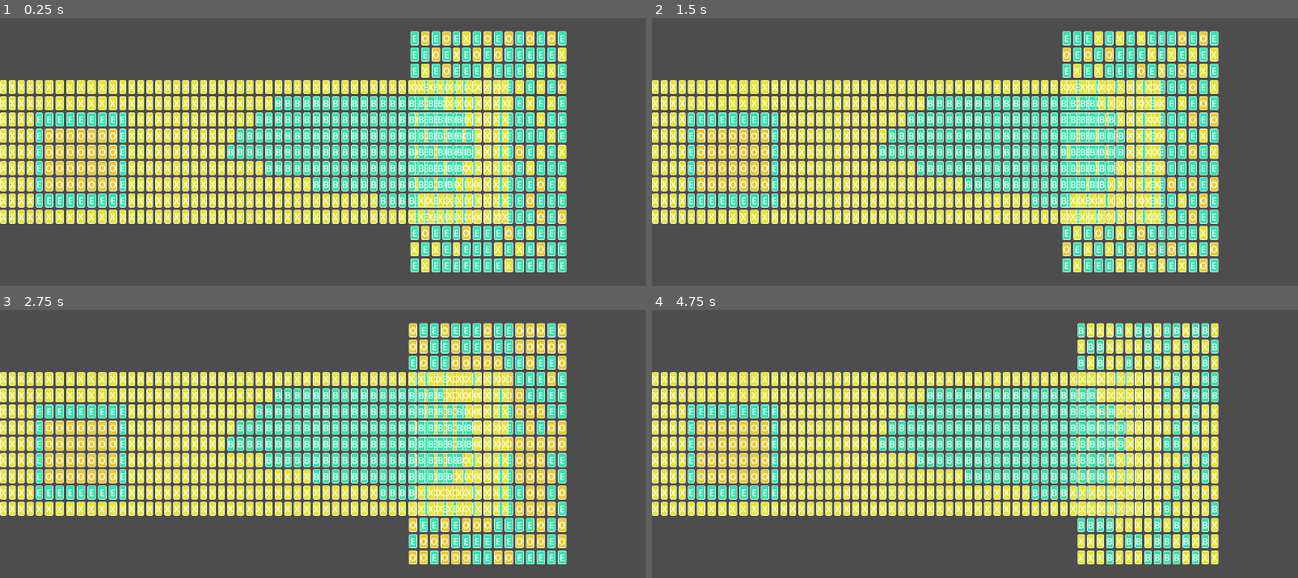
Above: before the commit, frames 1-4 (two rows, left to right).
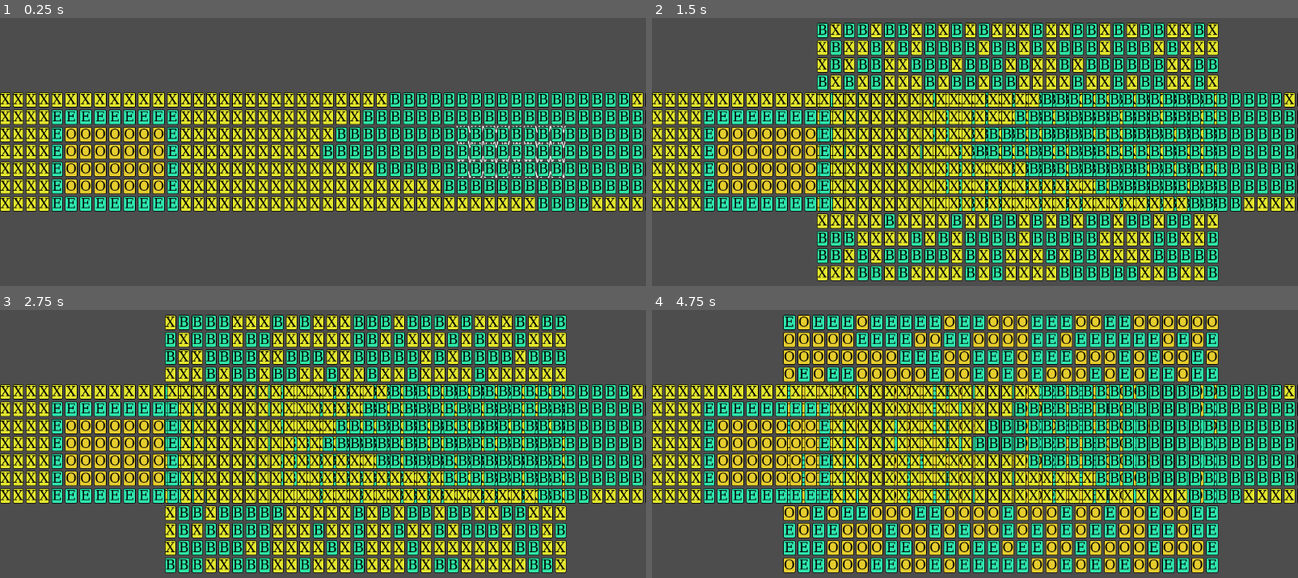
Above: after the commit, the same moments.

Repository: Hozerino/wavefunctioncollapse
Game: Godot game, scene res://playground.tscn
Same seed, same stepped clock (60 frames per second), same inputs: the game is played once before the commit and once after it.
Inputs:
- Up to frame 1 (0.25 s): no input
- Up to frame 2 (1.5 s): tap Enter (ui_accept) at 0.5, 0.6, 0.77, 1.07, 1.35 s
- Up to frame 3 (2.75 s): tap Enter (ui_accept) at 1.52, 1.82, 2.1 s
- Up to frame 4 (4.75 s): tap Enter (ui_accept) at 2.75, 2.85, 3.02, 3.32, 3.6, 3.77, 4.07, 4.35, 4.52 s

The runs differ from the first frame. In frame 1, 51% of the frame differs, in the area x 0-100%, y 4-95%; in frame 2, 67%; in frame 3, 67%; in frame 4, 69%, in the area x 0-100%, y 1-99%.
Error after the commit: Assertion failed: pois eh... bora lidar com contradictions talvez? (res://src/WaveFunctionCollapse/WaveFunctionCollapse.gd:128)

Commit message:
mais esperto full vibecoded mas com contradiction!!! cuidado

Diff:
--- a/playground.tscn
+++ b/playground.tscn
@@ -10,7 +10,7 @@
 grow_horizontal = 2
 grow_vertical = 2
 script = ExtResource("1_rupst")
-x_size = 15
+x_size = 30
 y_size = 15
 
 [node name="OutputVisualGrid" type="GridContainer" parent="." unique_id=1381221631]
--- a/src/MapReader/MatrixToRulesetProcessor.gd
+++ b/src/MapReader/MatrixToRulesetProcessor.gd
@@ -84,12 +84,12 @@
 		var line = lines[y]
 
 		for x in range(line.length()):
-			var char = line[x]
+			var _char = line[x]
 
-			if char == " ":
+			if _char == " ":
 				continue # ignore accidental indentation
 
-			row.append(char)
+			row.append(_char)
 
 		input_as_matrix.append(row)
 	return input_as_matrix
--- a/src/WaveFunctionCollapse/TileRulesetDB.gd
+++ b/src/WaveFunctionCollapse/TileRulesetDB.gd
@@ -31,7 +31,6 @@
 				return v in candidate_data.get(dir, [])
 			)
 
-	print("Possible neighbors for tile with types %s: %s" % [tile._available_types, result])
 	return result
 
 func put_possible_neighbors(tile_type: String, constraints: Dictionary[String, Array]):
--- a/src/WaveFunctionCollapse/WaveFunctionCollapse.gd
+++ b/src/WaveFunctionCollapse/WaveFunctionCollapse.gd
@@ -9,6 +9,7 @@
 var grid: Array = []
 
 var initialized = false
+var finished = false
 
 func _init(tile_ruleset_db: TileRulesetDB, x_size, y_size) -> void:
 	_ruleset_db = tile_ruleset_db
@@ -20,34 +21,56 @@
 	for y in range(0, _y_size):
 		var row: Array = []
 		for x in range(0, _x_size):
-			print("inicializando tile x=%d, y=%d" % [x, y])
 			row.append(WaveTile.new(x, y, _ruleset_db.get_all_possible_tiles()))
 		grid.append(row)
 	initialized = true
+	finished = false
 
 func run_iteration() -> bool:
-	if is_finished():
+	check_finished()
+	if finished:
 		print("Generation complete!")
 		return true
 	if not initialized:
 		initialize_grid()
-	var lowest_entropy_tile := _get_lowest_entropy_tile()
+	var tiles = _get_lowest_entropy_tiles(1)
+	var lowest_entropy_tile :WaveTile = tiles.pick_random()
 	lowest_entropy_tile.collapse()
 	update_tiles_after_collapse(lowest_entropy_tile)
 	return false
 
 func run_to_the_end():
-	while not is_finished():
+	while not finished:
 		run_iteration()
 
-func is_finished() -> bool:
+func check_finished():
 	for y in range(0, _y_size):
 		for x in range(0, _x_size):
-			if not grid[y][x].entropy == 0:
-				return false
-	return true
+			var tile = grid[y][x]
+			if tile._available_types.size() != 1:
+				finished = false
+				return
+	finished = true
 
-# TODO tambem posso pegar uma lista dos N com menor entropia e escolher um igual
+func _get_lowest_entropy_tiles(N: int) -> Array:
+	var lowest_entropy_tiles := []
+	var entropy_list := {}
+
+	for y in range(0, _y_size):
+		for x in range(0, _x_size):
+			var tile: WaveTile = grid[y][x]
+			if tile.entropy == 0:
+				continue
+			var entropy: int = tile._available_types.size()
+			entropy_list[Vector2(x, y)] = entropy
+
+	# pegando as menores entropias
+	var sorted_keys = entropy_list.keys().duplicate()
+	sorted_keys.sort_custom(func(a, b): return entropy_list[a] < entropy_list[b])
+	for i in range(min(N, sorted_keys.size())):
+		lowest_entropy_tiles.append(grid[sorted_keys[i].y][sorted_keys[i].x])
+	return lowest_entropy_tiles
+
 func _get_lowest_entropy_tile() -> WaveTile:
 	var min_entropy: int = _ruleset_db.get_all_possible_tiles().size() + 1
 	var min_pos: Vector2
@@ -56,7 +79,6 @@
 		for x in range(0, _x_size):
 			var tile: WaveTile = grid[y][x]
 			if tile.entropy == 0:
-				print("pulando tile com entro zero")
 				continue
 			var entropy: int = tile._available_types.size()
 			if entropy < min_entropy:
@@ -74,17 +96,17 @@
 	# Map direction names to vectors
 
 	var dir_offsets = {
-		  "north": Vector2.UP,
-		  "south": Vector2.DOWN,
-		  "west": Vector2.LEFT,
-		  "east": Vector2.RIGHT
-	  }
+						  "north": Vector2.UP,
+						  "south": Vector2.DOWN,
+						  "west": Vector2.LEFT,
+						  "east": Vector2.RIGHT
+					  }
 
 	while not tiles_to_be_updated.is_empty():
 		var current_tile: WaveTile = tiles_to_be_updated.pop_front()
 		var possible_neighbors: Dictionary = _ruleset_db.get_possible_neighbors(current_tile)
 
-#		 TODO arrumar esse for, antes o dir_offsets tava como up down leftright e nao entrava aqui, arrumar!!!
+		#		 TODO arrumar esse for, antes o dir_offsets tava como up down leftright e nao entrava aqui, arrumar!!!
 		for dir in possible_neighbors.keys():
 			var offset = dir_offsets.get(dir)
 			if offset == null:
@@ -103,6 +125,7 @@
 
 			var allowed_types: Array = possible_neighbors[dir]
 			var new_available_types: Array = neighbor_tile._available_types.filter(func(t): return t in allowed_types)
+			assert(not new_available_types.is_empty(), "pois eh... bora lidar com contradictions talvez?")
 
 			# If the neighbor's possibilities shrank, update it and add to queue
 			if new_available_types.size() < neighbor_tile._available_types.size():
--- a/src/WaveFunctionCollapse/WaveTile.gd
+++ b/src/WaveFunctionCollapse/WaveTile.gd
@@ -15,7 +15,9 @@
 
 func collapse():
 	assert(_available_types.size() > 0, "No available types to collapse to!")
-	var chosen_type = _available_types[randi() % _available_types.size()]
+	var chosen_type = _available_types.pick_random()
+	assert(chosen_type != null, "pick_random returned null, which should not happen if size > 0")
+	print("setting my available types to ", chosen_type)
 	_available_types = [chosen_type]
 	entropy = 0
 
--- a/src/playground.gd
+++ b/src/playground.gd
@@ -7,7 +7,6 @@
 @export var y_size: int
 
 @export var input = """
-XXXXXXXXXXXXXXXXXXXXXXXXXXXXXXXXXXXXXXXXXXXXXXXXXXXXXX
 XXXXXXXXXXXXXXXXXXXXXXXXXXXXXBBBBBBBBBBBBBBBBBBXXXXXXX
 XXXXEEEEEEEEEXXXXXXXXXXXXXXBBBBBBBBBBBBBBBBBBBBBBXXXXX
 XXXXEOOOOOOOEXXXXXXXXXXXXBBBBBBBBBBBBBBBBBBBBBBBBBXXXX
@@ -15,7 +14,6 @@
 XXXXEOOOOOOOEXXXXXXXXXXXXXXXBBBBBBBBBBBBBBBBBBBBBXXXXX
 XXXXEOOOOOOOEXXXXXXXXXXXXXXXXXXXXBBBBBBBBBBBBBBBXXXXXX
 XXXXEEEEEEEEEXXXXXXXXXXXXXXXXXXXXXXXXXXXBBBBXXXXXXXXXX
-XXXXXXXXXXXXXXXXXXXXXXXXXXXXXXXXXXXXXXXXXXXXXXXXXXXXXX
 """
 
 
@@ -37,7 +35,7 @@
 	if Input.is_action_just_pressed(&"ui_accept"):
 		wfc.initialize_grid()
 		wfc.run_to_the_end()
-	populate_grid_container(output_visual_grid)
+		populate_grid_container(output_visual_grid)
 
 
 # Helper: creates a label with common styling (border, alignment, expand flags)
@@ -45,7 +43,16 @@
 	var label = Label.new()
 	label.text = text
 
-	# Make the label expand to fill the grid cell
+	# Usar monospace
+	var system_font = SystemFont.new()
+	system_font.font_names = ["Monospace"] # Fallback names
+	label.add_theme_font_override("font", system_font)
+	label.add_theme_font_size_override("font_size", 24)
+	label.add_theme_color_override("font_color", Color.BLACK)
+
+
+
+# Make the label expand to fill the grid cell
 	label.size_flags_horizontal = Control.SIZE_EXPAND_FILL
 	label.size_flags_vertical = Control.SIZE_EXPAND_FILL
 	label.horizontal_alignment = HORIZONTAL_ALIGNMENT_CENTER
@@ -54,7 +61,7 @@
 	# Build stylebox with common border settings
 	var style = StyleBoxFlat.new()
 	style.bg_color = bg_color
-	style.border_color = Color(1, 1, 1)        # white border
+	style.border_color = Color(0, 0, 0)        # white border
 	style.border_width_left = 1
 	style.border_width_top = 1
 	style.border_width_right = 1
@@ -80,7 +87,7 @@
 			var text: String
 			var bg_color: Color
 
-			if wfc.is_finished():
+			if wfc.finished:
 				text = str(tile._available_types[0])
 				bg_color = string_to_color(text)
 			else:
@@ -89,7 +96,6 @@
 
 			var label = _create_styled_label(text, bg_color)
 			grid_container.add_child(label)
-
 
 func populate_grid_with_matrix_of_strings(grid_container: GridContainer, matrix: Array) -> void:
 	# Remove any existing child controls to avoid duplicates
